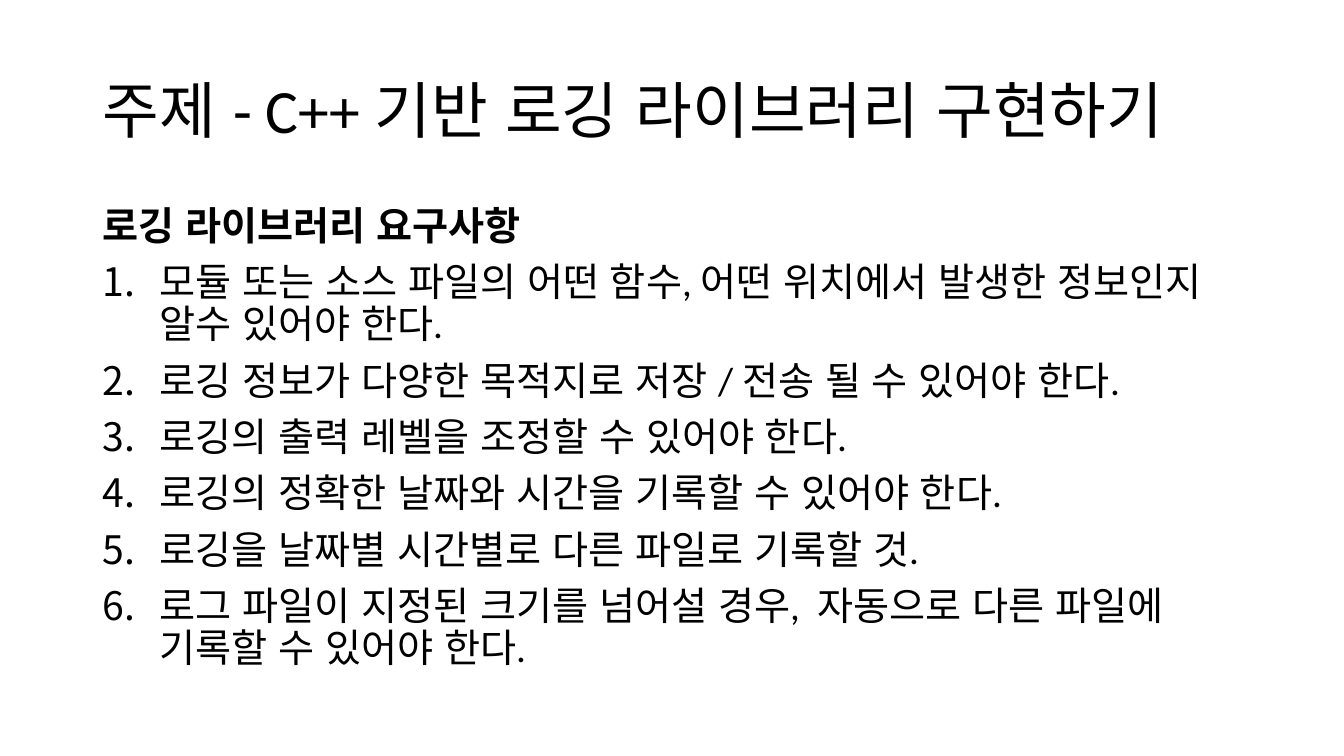
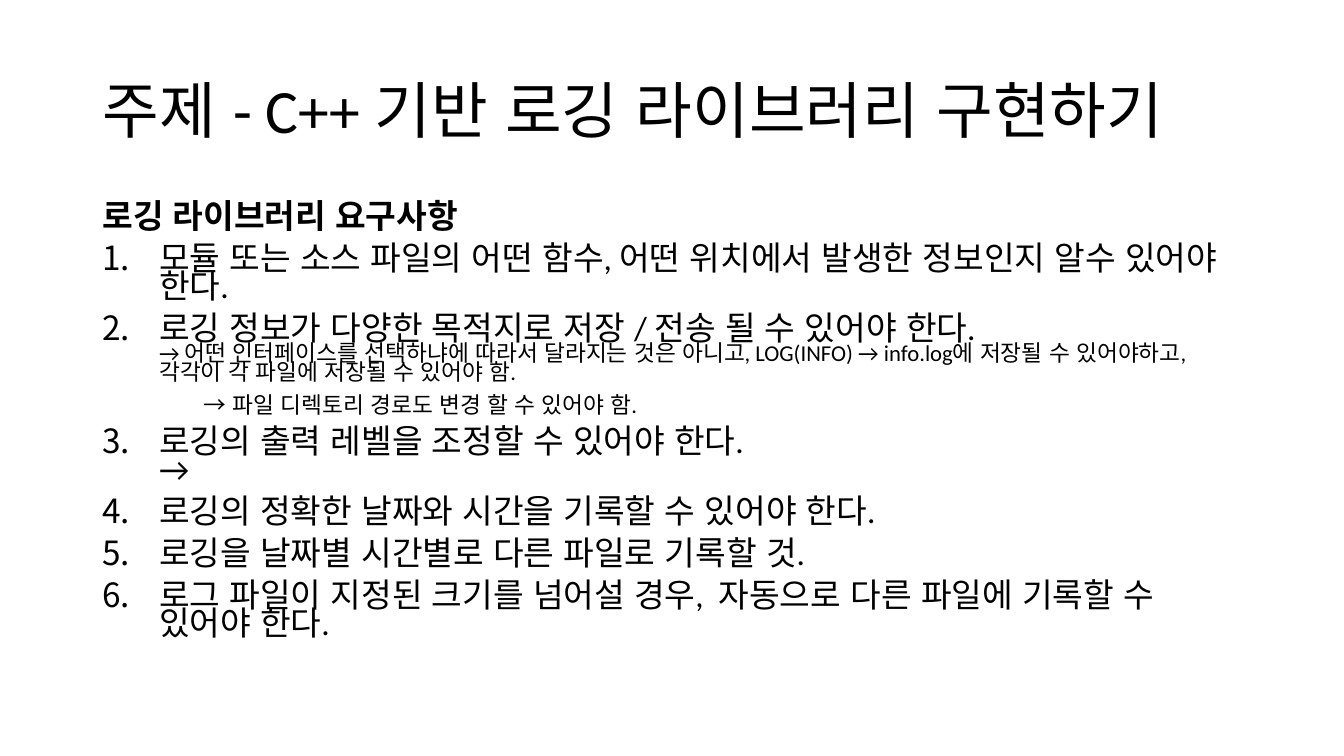
Before and after one commit to kilsup/loglib, a slide deck: slide 3 of C++project.pptx. Drawn at 1344x756 pixels with LibreOffice and Linux fonts; fonts in the diff are those of the drawing. Boxes give left, top, right and bottom in pixels: in the first picture for what was removed or moved away, otherwise in the second. Text is boxed around its words. In the diff, an @@ line names an element or a change of style, - is before the commit and + after.

```diff
--- a/C++project.pptx
+++ b/C++project.pptx
@@ text at [102,200,1217,638]: size 28 to 23.8 pt in "로깅 라이브러리 요구사항", "모듈 또는 소스 파일의 어떤 함수, 어떤 ...", "로깅의 정확한 날짜와 시간을 기록할 수 있어야 ...", "로깅을 날짜별 시간별로 다른 파일로 기록할 것." and 1 more places; line spacing 0.9 to 0.7 @@
@@ text at [159,312,1186,456]: text changed; size 28 to 16.1 pt @@
-2. 로깅 정보가 다양한 목적지로 저장 / 전송 될 수 있어야 한다.
-3. 로깅의 출력 레벨을 조정할 수 있어야 한다.
+2. 로깅 정보가 다양한 목적지로 저장 / 전송 될 수 있어야 한다.
+   → 어떤 인터페이스를 선택하냐에 따라서 달라지는 것은 아니고, LOG(INFO) → info.log에 저장될 수 있어야하고, 각각이 각 파일에 저장될 수 있어야 함.
+→ 파일 디렉토리 경로도 변경 할 수 있어야 함.
+1. 로깅의 출력 레벨을 조정할 수 있어야 한다.
+   →
```
Also in this commit, not shown: 4 slides added.
